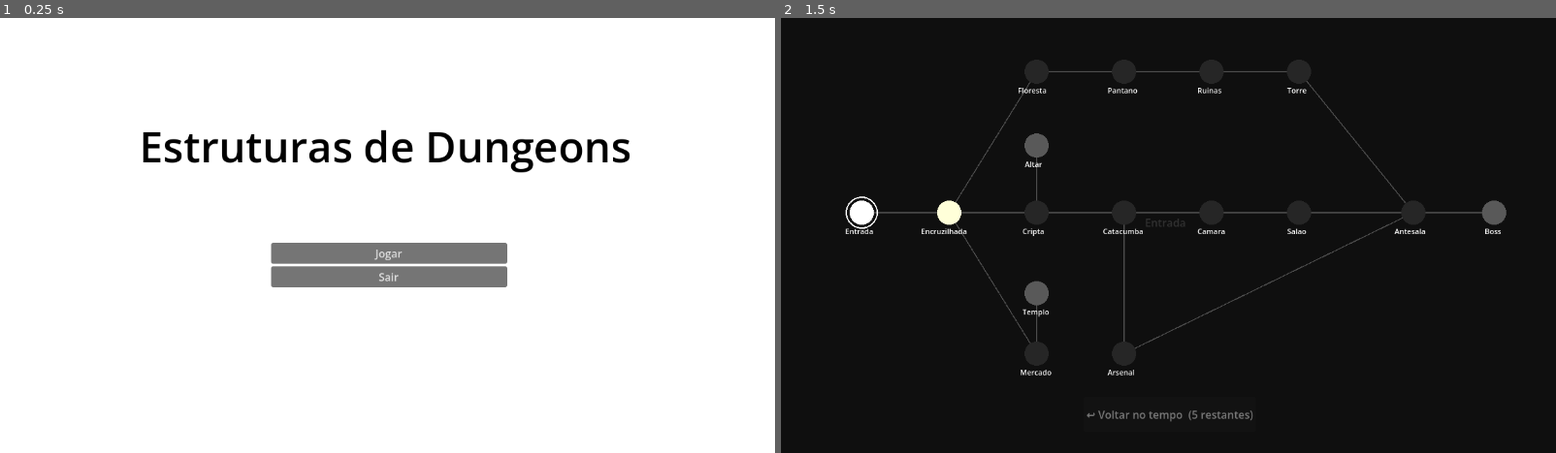
Above: before the commit, frames 1-2 (left to right).
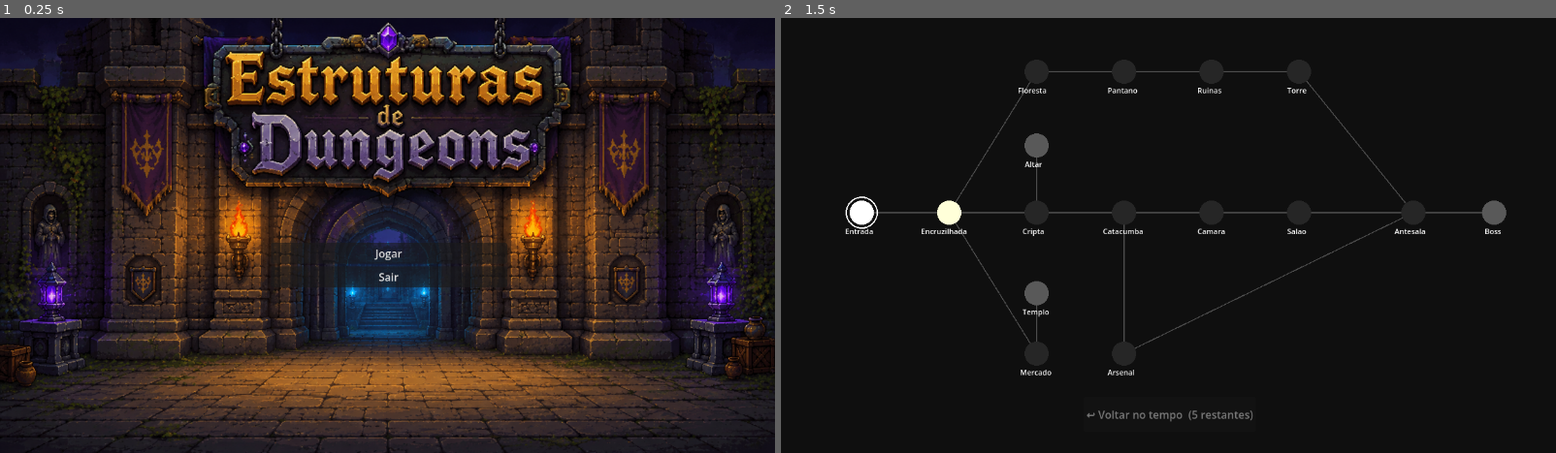
Above: after the commit, the same moments.

Repository: gABIREUSU/Estrutura-de-Dungeons
Game: Godot game, scene res://scenes/ui/MainMenu.tscn
The game is run twice, just before and just after one commit, with the same random seed, the same clock (stepped at 60 frames per second) and the same inputs.
Inputs (mouse positions are in pixels of both pictures, inside the frame that each line leads up to):
- Up to frame 1 (0.25 s): no input
- Up to frame 2 (1.5 s): click "Jogar" at 0.5 s; tap Enter at 1.25 s; move the mouse to (1339, 213) at 1.27 s; click (1339, 213) at 1.42 s

The runs differ from the first frame. In frame 1, 100% of the frame differs, in the area x 0-100%, y 0-100%; in frame 2, less than 0.1%.

Commit message:
Adição das imagens de fundo

Diff:
--- a/scenes/combat/gerenciador_combate.tscn
+++ b/scenes/combat/gerenciador_combate.tscn
@@ -4,6 +4,11 @@
 
 [node name="GerenciadorCombate" type="Node2D" unique_id=1966226639]
 script = ExtResource("1_ob1xn")
+
+[node name="ColorRect" type="ColorRect" parent="." unique_id=1668466690]
+offset_right = 1153.0
+offset_bottom = 652.0
+color = Color(0, 0, 0, 0.6784314)
 
 [node name="CanvasLayer" type="CanvasLayer" parent="." unique_id=1597495578]
 
@@ -14,9 +19,9 @@
 anchor_right = 0.5
 anchor_bottom = 1.0
 offset_left = -111.0
-offset_top = -135.0
+offset_top = -166.0
 offset_right = 111.0
-offset_bottom = -112.0
+offset_bottom = -143.0
 grow_horizontal = 2
 grow_vertical = 0
 text = "Seu turno! Escolha uma ação"
@@ -26,10 +31,10 @@
 anchors_preset = 2
 anchor_top = 1.0
 anchor_bottom = 1.0
-offset_left = 60.0
-offset_top = -93.0
-offset_right = 101.0
-offset_bottom = -70.0
+offset_left = 79.0
+offset_top = -67.0
+offset_right = 120.0
+offset_bottom = -44.0
 grow_vertical = 0
 text = "10Hp"
 
@@ -40,9 +45,9 @@
 anchor_right = 0.5
 anchor_bottom = 1.0
 offset_left = -40.5
-offset_top = -99.0
+offset_top = -130.0
 offset_right = 40.5
-offset_bottom = -68.0
+offset_bottom = -99.0
 grow_horizontal = 2
 grow_vertical = 0
 text = "Defender"
@@ -54,9 +59,9 @@
 anchor_right = 0.5
 anchor_bottom = 1.0
 offset_left = -20.0
-offset_top = -58.0
+offset_top = -89.0
 offset_right = 20.0
-offset_bottom = -18.0
+offset_bottom = -49.0
 grow_horizontal = 2
 grow_vertical = 0
 
@@ -75,9 +80,9 @@
 anchor_left = 0.5
 anchor_right = 0.5
 offset_left = -20.0
-offset_top = 28.0
+offset_top = 27.0
 offset_right = 20.0
-offset_bottom = 68.0
+offset_bottom = 67.0
 grow_horizontal = 2
 alignment = 1
 
--- a/scenes/rooms/Abismo.tscn
+++ /dev/null
@@ -1,12 +0,0 @@
-[gd_scene format=3 uid="uid://bo15pxskacemc"]
-
-[node name="Abismo" type="Node2D" unique_id=1815023155]
-
-[node name="Label" type="Label" parent="." unique_id=776994366]
-offset_left = 65.0
-offset_top = 161.0
-offset_right = 1078.0
-offset_bottom = 448.0
-text = "Abismo"
-horizontal_alignment = 1
-vertical_alignment = 1
--- a/scenes/rooms/Altar.tscn
+++ b/scenes/rooms/Altar.tscn
@@ -1,6 +1,7 @@
 [gd_scene format=3 uid="uid://dyufayqtd77xp"]
 
 [ext_resource type="Script" uid="uid://ddt2fbb2ie82d" path="res://scripts/sala_base.gd" id="1_wppmu"]
+[ext_resource type="Texture2D" uid="uid://dbt4u0v4dmxbe" path="res://imagens/Altar.png" id="2_ejn4e"]
 
 [node name="Altar" type="Node2D" unique_id=596123856]
 script = ExtResource("1_wppmu")
@@ -13,3 +14,8 @@
 text = "Altar"
 horizontal_alignment = 1
 vertical_alignment = 1
+
+[node name="Altar" type="Sprite2D" parent="." unique_id=1479698275]
+scale = Vector2(0.6928799, 0.6928799)
+texture = ExtResource("2_ejn4e")
+centered = false
--- a/scenes/rooms/Antesala.tscn
+++ b/scenes/rooms/Antesala.tscn
@@ -1,6 +1,7 @@
 [gd_scene format=3 uid="uid://c8x1b5yka725d"]
 
 [ext_resource type="Script" uid="uid://ddt2fbb2ie82d" path="res://scripts/sala_base.gd" id="1_lfqek"]
+[ext_resource type="Texture2D" uid="uid://ijpe6orc4xey" path="res://imagens/Antesala.png" id="2_nlrxv"]
 
 [node name="Antesala" type="Node2D" unique_id=2075661922]
 script = ExtResource("1_lfqek")
@@ -13,3 +14,8 @@
 text = "Antesala"
 horizontal_alignment = 1
 vertical_alignment = 1
+
+[node name="Antesala" type="Sprite2D" parent="." unique_id=1018880316]
+scale = Vector2(0.6918172, 0.6918172)
+texture = ExtResource("2_nlrxv")
+centered = false
--- a/scenes/rooms/Arsenal.tscn
+++ b/scenes/rooms/Arsenal.tscn
@@ -1,6 +1,7 @@
 [gd_scene format=3 uid="uid://dttmpvetdt8x"]
 
 [ext_resource type="Script" uid="uid://ddt2fbb2ie82d" path="res://scripts/sala_base.gd" id="1_uhhfe"]
+[ext_resource type="Texture2D" uid="uid://c03kylrmmriag" path="res://imagens/Arsenal.png" id="2_8fqeh"]
 
 [node name="Arsenal" type="Node2D" unique_id=560434841]
 script = ExtResource("1_uhhfe")
@@ -13,3 +14,8 @@
 text = "Arsenal"
 horizontal_alignment = 1
 vertical_alignment = 1
+
+[node name="Arsenal" type="Sprite2D" parent="." unique_id=302550428]
+scale = Vector2(0.69500536, 0.6950053)
+texture = ExtResource("2_8fqeh")
+centered = false
--- a/scenes/rooms/Boss.tscn
+++ b/scenes/rooms/Boss.tscn
@@ -1,6 +1,7 @@
 [gd_scene format=3 uid="uid://dqk8kikepa2wg"]
 
 [ext_resource type="Script" uid="uid://ddt2fbb2ie82d" path="res://scripts/sala_base.gd" id="1_3bkjg"]
+[ext_resource type="Texture2D" uid="uid://0m157qq4p6k" path="res://imagens/Boss.png" id="2_bt0i1"]
 
 [node name="Boss" type="Node2D" unique_id=1222433288]
 script = ExtResource("1_3bkjg")
@@ -13,3 +14,8 @@
 text = "Boss"
 horizontal_alignment = 1
 vertical_alignment = 1
+
+[node name="Boss" type="Sprite2D" parent="." unique_id=449835352]
+scale = Vector2(0.69500536, 0.6950053)
+texture = ExtResource("2_bt0i1")
+centered = false
--- a/scenes/rooms/Camara.tscn
+++ b/scenes/rooms/Camara.tscn
@@ -1,6 +1,7 @@
 [gd_scene format=3 uid="uid://ddgv1hs3i0qta"]
 
 [ext_resource type="Script" uid="uid://ddt2fbb2ie82d" path="res://scripts/sala_base.gd" id="1_207k7"]
+[ext_resource type="Texture2D" uid="uid://bgafimupy1uhr" path="res://imagens/Camara.png" id="2_6agto"]
 
 [node name="Camara" type="Node2D" unique_id=2045247382]
 script = ExtResource("1_207k7")
@@ -13,3 +14,8 @@
 text = "Camara"
 horizontal_alignment = 1
 vertical_alignment = 1
+
+[node name="Camara" type="Sprite2D" parent="." unique_id=2017356302]
+position = Vector2(578.0223, 322.74997)
+scale = Vector2(0.6997874, 0.6997874)
+texture = ExtResource("2_6agto")
--- a/scenes/rooms/Catacumba.tscn
+++ b/scenes/rooms/Catacumba.tscn
@@ -1,6 +1,7 @@
 [gd_scene format=3 uid="uid://qyly70fonlb3"]
 
 [ext_resource type="Script" uid="uid://ddt2fbb2ie82d" path="res://scripts/sala_base.gd" id="1_o1fhy"]
+[ext_resource type="Texture2D" uid="uid://du35sf1smg2si" path="res://imagens/Catacumba.png" id="2_r0k0x"]
 
 [node name="Catacumba" type="Node2D" unique_id=341505647]
 script = ExtResource("1_o1fhy")
@@ -13,3 +14,8 @@
 text = "Catacumba"
 horizontal_alignment = 1
 vertical_alignment = 1
+
+[node name="Catacumba" type="Sprite2D" parent="." unique_id=1755403905]
+scale = Vector2(0.6928799, 0.6928799)
+texture = ExtResource("2_r0k0x")
+centered = false
--- a/scenes/rooms/Cripta.tscn
+++ b/scenes/rooms/Cripta.tscn
@@ -1,6 +1,7 @@
 [gd_scene format=3 uid="uid://ctmt4cqyjq2sb"]
 
 [ext_resource type="Script" uid="uid://ddt2fbb2ie82d" path="res://scripts/sala_base.gd" id="1_xsuus"]
+[ext_resource type="Texture2D" uid="uid://bh5kunr71jd66" path="res://imagens/Cripta.png" id="2_e3oek"]
 
 [node name="Cripta" type="Node2D" unique_id=1707583926]
 script = ExtResource("1_xsuus")
@@ -13,3 +14,7 @@
 text = "Cripta"
 horizontal_alignment = 1
 vertical_alignment = 1
+
+[node name="Cripta" type="Sprite2D" parent="." unique_id=728723268]
+position = Vector2(318, 196)
+texture = ExtResource("2_e3oek")
--- a/scenes/rooms/Encruzilhada.tscn
+++ b/scenes/rooms/Encruzilhada.tscn
@@ -1,15 +1,12 @@
 [gd_scene format=3 uid="uid://6aspcmcdapv8"]
 
 [ext_resource type="Script" uid="uid://ddt2fbb2ie82d" path="res://scripts/sala_base.gd" id="1_euwo8"]
+[ext_resource type="Texture2D" uid="uid://c35ajerv0tcc3" path="res://imagens/Encruzilhada.png" id="2_gsqdo"]
 
 [node name="Encruzilhada" type="Node2D" unique_id=1675616238]
 script = ExtResource("1_euwo8")
 
-[node name="Label" type="Label" parent="." unique_id=1105895700]
-offset_left = 65.0
-offset_top = 161.0
-offset_right = 1078.0
-offset_bottom = 448.0
-text = "Encruzilhada"
-horizontal_alignment = 1
-vertical_alignment = 1
+[node name="Encruzilhada" type="Sprite2D" parent="." unique_id=42644645]
+scale = Vector2(0.6896918, 0.68969184)
+texture = ExtResource("2_gsqdo")
+centered = false
--- a/scenes/rooms/Entrada.tscn
+++ b/scenes/rooms/Entrada.tscn
@@ -4,12 +4,3 @@
 
 [node name="Entrada" type="Node2D" unique_id=1687435528]
 script = ExtResource("1_gfwhh")
-
-[node name="Label" type="Label" parent="." unique_id=987222129]
-offset_left = 65.0
-offset_top = 161.0
-offset_right = 1078.0
-offset_bottom = 448.0
-text = "Entrada"
-horizontal_alignment = 1
-vertical_alignment = 1
--- a/scenes/rooms/Floresta.tscn
+++ b/scenes/rooms/Floresta.tscn
@@ -1,6 +1,7 @@
 [gd_scene format=3 uid="uid://ck5r7014fx3hk"]
 
 [ext_resource type="Script" uid="uid://ddt2fbb2ie82d" path="res://scripts/sala_base.gd" id="1_nnfng"]
+[ext_resource type="Texture2D" uid="uid://cfegqm0eyrmdm" path="res://imagens/Floresta.png" id="2_mv6q6"]
 
 [node name="Floresta" type="Node2D" unique_id=771998481]
 script = ExtResource("1_nnfng")
@@ -13,3 +14,8 @@
 text = "Floresta"
 horizontal_alignment = 1
 vertical_alignment = 1
+
+[node name="Floresta" type="Sprite2D" parent="." unique_id=1370796561]
+scale = Vector2(0.6928799, 0.6928799)
+texture = ExtResource("2_mv6q6")
+centered = false
--- a/scenes/rooms/Mercado.tscn
+++ b/scenes/rooms/Mercado.tscn
@@ -1,6 +1,7 @@
 [gd_scene format=3 uid="uid://brwxrbteup4ii"]
 
 [ext_resource type="Script" uid="uid://ddt2fbb2ie82d" path="res://scripts/sala_base.gd" id="1_uhmlm"]
+[ext_resource type="Texture2D" uid="uid://boycei11t4won" path="res://imagens/Mercado.png" id="2_7g4ma"]
 
 [node name="Mercado" type="Node2D" unique_id=2134578116]
 script = ExtResource("1_uhmlm")
@@ -13,3 +14,8 @@
 text = "Mercado"
 horizontal_alignment = 1
 vertical_alignment = 1
+
+[node name="Mercado" type="Sprite2D" parent="." unique_id=572951318]
+scale = Vector2(0.69500536, 0.6950053)
+texture = ExtResource("2_7g4ma")
+centered = false
--- a/scenes/rooms/Pantano.tscn
+++ b/scenes/rooms/Pantano.tscn
@@ -1,6 +1,7 @@
 [gd_scene format=3 uid="uid://c63hkh3ln4kaj"]
 
 [ext_resource type="Script" uid="uid://ddt2fbb2ie82d" path="res://scripts/sala_base.gd" id="1_k76s1"]
+[ext_resource type="Texture2D" uid="uid://cq8ncksngle75" path="res://imagens/Pantano.png" id="2_cfx50"]
 
 [node name="Pantano" type="Node2D" unique_id=1053269062]
 script = ExtResource("1_k76s1")
@@ -13,3 +14,8 @@
 text = "Pantano"
 horizontal_alignment = 1
 vertical_alignment = 1
+
+[node name="Pantano" type="Sprite2D" parent="." unique_id=677465639]
+scale = Vector2(0.6918173, 0.6918173)
+texture = ExtResource("2_cfx50")
+centered = false
--- a/scenes/rooms/Ruinas.tscn
+++ b/scenes/rooms/Ruinas.tscn
@@ -1,6 +1,7 @@
 [gd_scene format=3 uid="uid://cy3ewnc3vm3hb"]
 
 [ext_resource type="Script" uid="uid://ddt2fbb2ie82d" path="res://scripts/sala_base.gd" id="1_buymo"]
+[ext_resource type="Texture2D" uid="uid://ccp75uyjctmj" path="res://imagens/Ruinas.png" id="2_uem1d"]
 
 [node name="Ruinas" type="Node2D" unique_id=1020847786]
 script = ExtResource("1_buymo")
@@ -13,3 +14,8 @@
 text = "Ruinas"
 horizontal_alignment = 1
 vertical_alignment = 1
+
+[node name="Ruinas" type="Sprite2D" parent="." unique_id=801452546]
+scale = Vector2(0.6896918, 0.68969184)
+texture = ExtResource("2_uem1d")
+centered = false
--- a/scenes/rooms/Salao.tscn
+++ b/scenes/rooms/Salao.tscn
@@ -1,6 +1,7 @@
 [gd_scene format=3 uid="uid://dx3r5xcm3s5y"]
 
 [ext_resource type="Script" uid="uid://ddt2fbb2ie82d" path="res://scripts/sala_base.gd" id="1_mbm2i"]
+[ext_resource type="Texture2D" uid="uid://e30np10fcd5v" path="res://imagens/Salao.png" id="2_dgl81"]
 
 [node name="Salao" type="Node2D" unique_id=1966347442]
 script = ExtResource("1_mbm2i")
@@ -13,3 +14,8 @@
 text = "Salão"
 horizontal_alignment = 1
 vertical_alignment = 1
+
+[node name="Salao" type="Sprite2D" parent="." unique_id=1751765685]
+scale = Vector2(0.69500536, 0.6950053)
+texture = ExtResource("2_dgl81")
+centered = false
--- a/scenes/rooms/Templo.tscn
+++ b/scenes/rooms/Templo.tscn
@@ -1,6 +1,7 @@
 [gd_scene format=3 uid="uid://tqv0uqcypth"]
 
 [ext_resource type="Script" uid="uid://ddt2fbb2ie82d" path="res://scripts/sala_base.gd" id="1_f58yd"]
+[ext_resource type="Texture2D" uid="uid://cwlnt8vk87fm5" path="res://imagens/Templo.png" id="2_vhk6c"]
 
 [node name="Templo" type="Node2D" unique_id=426096251]
 script = ExtResource("1_f58yd")
@@ -13,3 +14,8 @@
 text = "Templo"
 horizontal_alignment = 1
 vertical_alignment = 1
+
+[node name="Templo" type="Sprite2D" parent="." unique_id=1574336835]
+scale = Vector2(0.6928799, 0.6928799)
+texture = ExtResource("2_vhk6c")
+centered = false
--- a/scenes/rooms/Torre.tscn
+++ b/scenes/rooms/Torre.tscn
@@ -1,6 +1,7 @@
 [gd_scene format=3 uid="uid://bchd3e5g3p3ev"]
 
 [ext_resource type="Script" uid="uid://ddt2fbb2ie82d" path="res://scripts/sala_base.gd" id="1_jodto"]
+[ext_resource type="Texture2D" uid="uid://ca3042s84ekqn" path="res://imagens/Torre.png" id="2_c10he"]
 
 [node name="Torre" type="Node2D" unique_id=128251502]
 script = ExtResource("1_jodto")
@@ -13,3 +14,8 @@
 text = "Torre"
 horizontal_alignment = 1
 vertical_alignment = 1
+
+[node name="Torre" type="Sprite2D" parent="." unique_id=2043438455]
+scale = Vector2(0.6907545, 0.69075453)
+texture = ExtResource("2_c10he")
+centered = false
--- a/scenes/ui/MainMenu.tscn
+++ b/scenes/ui/MainMenu.tscn
@@ -1,6 +1,7 @@
 [gd_scene format=3 uid="uid://b6vem120gbw46"]
 
 [ext_resource type="Script" uid="uid://2cpbapgnxm6p" path="res://scripts/main_menu.gd" id="1_vjtqc"]
+[ext_resource type="Texture2D" uid="uid://cw7fn0p078rke" path="res://imagens/Menu.png" id="2_6jbdy"]
 
 [node name="Menu" type="Control" unique_id=357275353]
 layout_mode = 3
@@ -19,18 +20,10 @@
 grow_horizontal = 2
 grow_vertical = 2
 
-[node name="Label" type="Label" parent="." unique_id=225305180]
-layout_mode = 0
-offset_left = 207.0
-offset_top = 147.0
-offset_right = 939.0
-offset_bottom = 234.0
-theme_override_colors/font_color = Color(0, 0, 0, 1)
-theme_override_colors/font_shadow_color = Color(0, 0, 0.7294118, 0)
-theme_override_colors/font_outline_color = Color(0.5522065, 0.68774927, 1, 1)
-theme_override_font_sizes/font_size = 63
-text = "Estruturas de Dungeons"
-vertical_alignment = 1
+[node name="Menu" type="Sprite2D" parent="." unique_id=251413719]
+scale = Vector2(0.69075453, 0.69075453)
+texture = ExtResource("2_6jbdy")
+centered = false
 
 [node name="VBoxContainer" type="VBoxContainer" parent="." unique_id=2112644999]
 layout_mode = 0
--- a/scripts/game_manager.gd
+++ b/scripts/game_manager.gd
@@ -194,7 +194,7 @@
 	"hp": 150,
 	"hp_max": 150,
 	"ataque": 25,
-	"precisao": 100,
+	"precisao": 85,
 	"defendendo": false,
 	"tem_chave": false,
 	"tipo": "jogador"
--- a/scripts/gerenciador_combate.gd
+++ b/scripts/gerenciador_combate.gd
@@ -18,7 +18,6 @@
 func iniciar_combate():
 	inimigos_vivos = GameManager.get_inimigos_sala_atual()
 
-	# Todos rolam iniciativa
 	var participantes = []
 	for inimigo in inimigos_vivos:
 		participantes.append({
@@ -30,10 +29,8 @@
 		"iniciativa": randi_range(1, 20)
 	})
 
-	# Ordena por iniciativa decrescente
 	participantes.sort_custom(func(a, b): return a["iniciativa"] > b["iniciativa"])
 
-	# Monta a fila na ordem
 	for p in participantes:
 		fila_combate.push_back(p["personagem"])
 
Binary file added: imagens/Altar.png
Not shown, added: imagens/Altar.png.import
Binary file added: imagens/Antesala.png
Not shown, added: imagens/Antesala.png.import
Binary file added: imagens/Arsenal.png
Not shown, added: imagens/Arsenal.png.import
Binary file added: imagens/Boss.png
Not shown, added: imagens/Boss.png.import
Binary file added: imagens/Camara.png
Not shown, added: imagens/Camara.png.import
Binary file added: imagens/Catacumba.png
Not shown, added: imagens/Catacumba.png.import
(and 20 more such lines)
